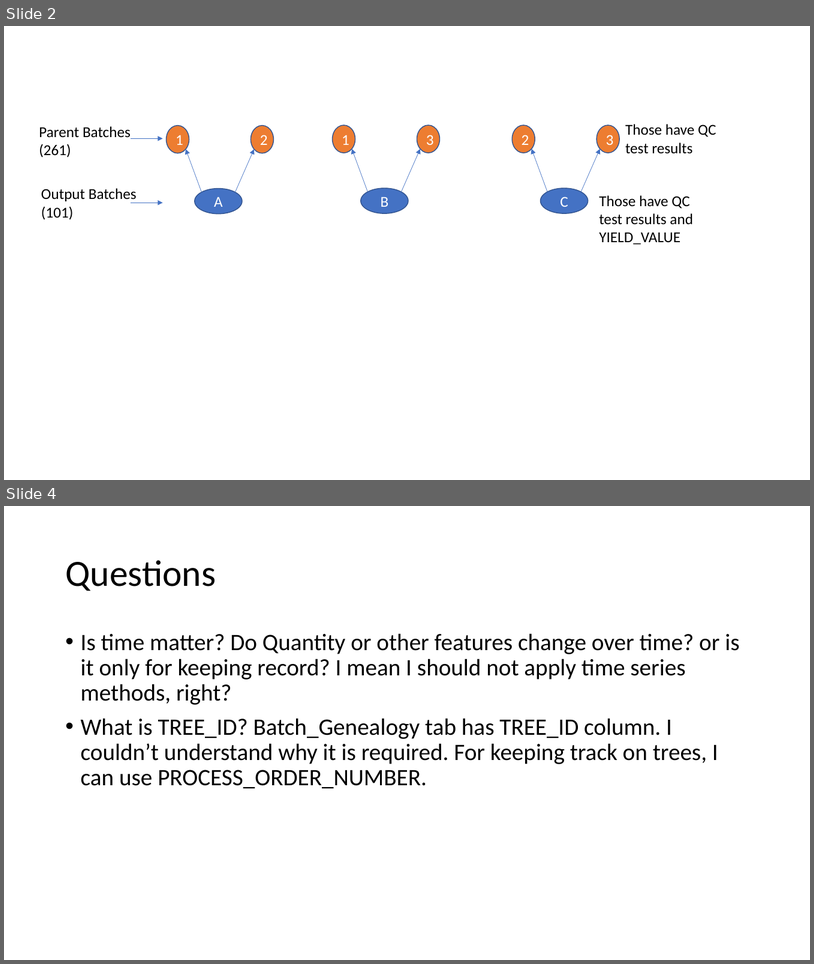
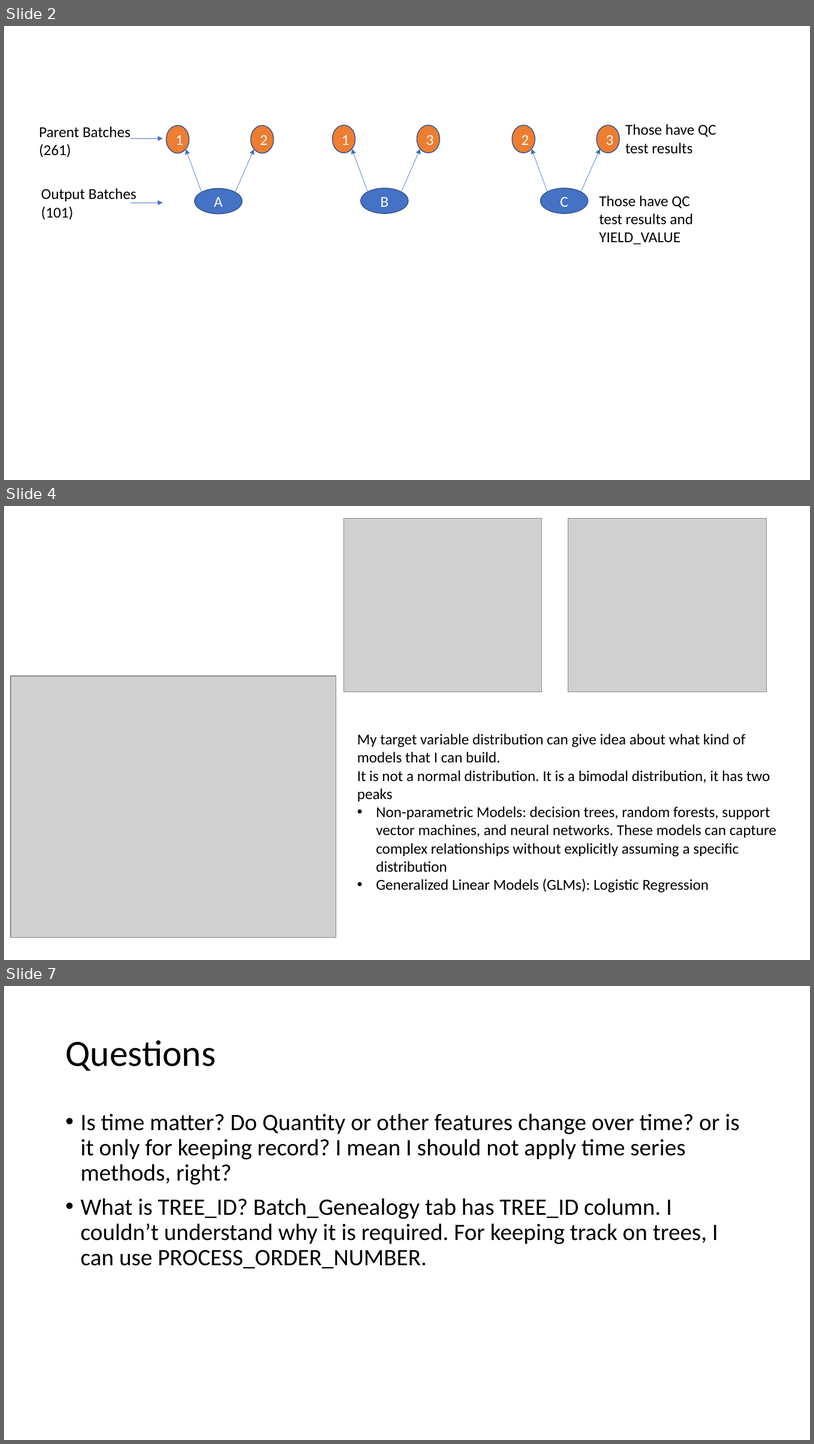
Before and after one commit to whatcanaysu/Sanofi_Challenge, a slide deck: Presentation.pptx. Shown one above the other, each under a label of ours: slides 2 and 4 before the commit, slides 2, 4 and 7 after it; the slides between them are not shown. The pictures are 814x964 and 814x1444 pixels, drawn with LibreOffice and Linux fonts; fonts in the diff are those of the drawing; grey boxes stand for pictures. Boxes give left, top, right and bottom in pixels: in the first picture for what was removed or moved away, otherwise in the second. Text is boxed around its words. In the diff, an @@ line names an element or a change of style, - is before the commit and + after.

```diff
--- a/Presentation.pptx
+++ b/Presentation.pptx
@@ slide 4 added at <box>4,506,810,960</box>, background #FFFFFF @@
@@ picture added at <box>344,518,542,692</box> @@
@@ picture added at <box>569,518,767,692</box> @@
@@ picture added at <box>11,676,336,937</box> @@
@@ text added at <box>357,733,777,892</box>, 18 pt, text #000000 @@
+My target variable distribution can give idea about what kind of models that I can build.
+It is not a normal distribution. It is a bimodal distribution, it has two peaks
+• Non-parametric Models: decision trees, random forests, support vector machines, and neural networks. These models can capture complex relationships without explicitly assuming a specific distribution
+• Generalized Linear Models (GLMs): Logistic Regression
@@ what was slide 4 is now slide 7 @@
```
Also in this commit, not shown: 3 other slides added, 1 slide removed, 1 other file.
